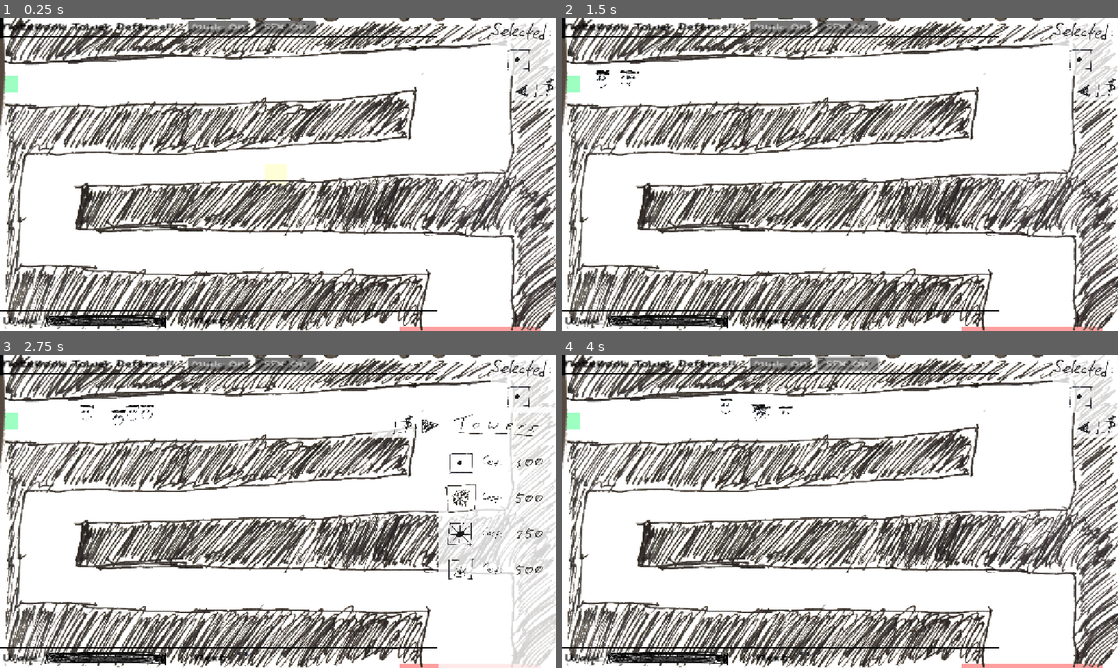
Above: before the commit, frames 1-4 (two rows, left to right).
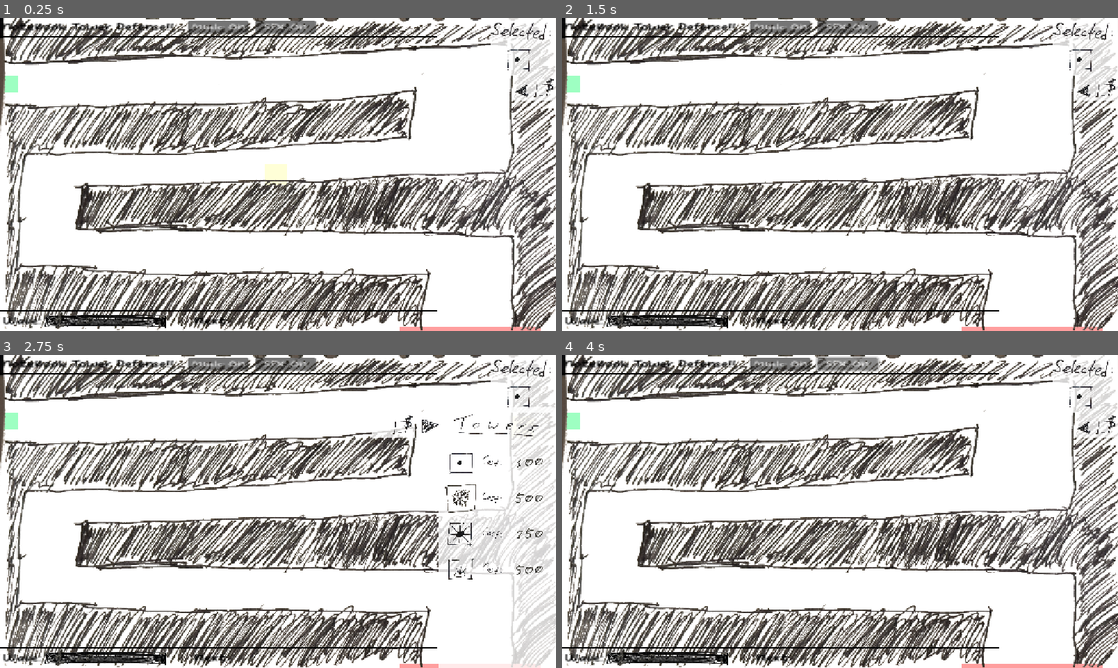
Above: after the commit, the same moments.

Repository: OzuYatamutsu/notebook-tower-defense
Game: Godot game, scene res://levels/level_cools.tscn
Same seed, same stepped clock (60 frames per second), same inputs: the game is played once before the commit and once after it. This scene is started directly instead of the project's main scene.
Inputs (mouse positions are in pixels of both pictures, inside the frame that each line leads up to):
- Up to frame 1 (0.25 s): no input
- Up to frame 2 (1.5 s): click "SFX: ON" at 0.5 s; click (1106, 86) at 1.25 s
- Up to frame 3 (2.75 s): click (522, 426) at 2 s
- Up to frame 4 (4 s): click (990, 426) at 2.75 s; click "SFX: ON" at 3.5 s

The runs differ from the first frame. In frame 1, less than 0.1% of the frame differs, in the area x 9-46%, y 94-100%; in frame 2, 0.2%; in frame 3, 0.2%; in frame 4, 0.2%, in the area x 9-46%, y 14-100%.
Error before the commit: Invalid access to property or key 'size' on a base object of type 'null instance'. (res://components/next_wave_meter.gd:34)
Error after the commit: Attempt to call function 'set_max_time' in base 'null instance' on a null instance. (res://levels/level.gd:50)

Commit message:
More work on updated UI

Diff:
--- a/components/WaveMeter.tscn
+++ b/components/WaveMeter.tscn
@@ -1,7 +1,6 @@
-[gd_scene load_steps=17 format=3 uid="uid://bud4ymw0n8vf8"]
+[gd_scene load_steps=15 format=3 uid="uid://bud4ymw0n8vf8"]
 
 [ext_resource type="Script" uid="uid://bba6nvl5wvwys" path="res://components/wave_meter.gd" id="1_euupa"]
-[ext_resource type="Texture2D" uid="uid://c55awvfsfogwj" path="res://sprites/wave_label.png" id="1_qaemf"]
 [ext_resource type="Texture2D" uid="uid://cpx32kpmrfcov" path="res://sprites/num0.png" id="3_52fhu"]
 [ext_resource type="Texture2D" uid="uid://cn6nqp74duu6q" path="res://sprites/num1.png" id="4_lx001"]
 [ext_resource type="Texture2D" uid="uid://mmgdxhvjffud" path="res://sprites/num2.png" id="5_n3po7"]
@@ -14,7 +13,6 @@
 [ext_resource type="Texture2D" uid="uid://dkdaoi6wuh32r" path="res://sprites/num9.png" id="12_cksb2"]
 [ext_resource type="Texture2D" uid="uid://dgm6mxbsaplku" path="res://sprites/null_digit.png" id="13_xe15v"]
 [ext_resource type="Texture2D" uid="uid://twr02whjyqt8" path="res://sprites/slash_label.png" id="14_7j6pc"]
-[ext_resource type="PackedScene" uid="uid://caapeiewaemnb" path="res://components/time_bar.tscn" id="15_52fhu"]
 
 [sub_resource type="SpriteFrames" id="SpriteFrames_f4f5w"]
 animations = [{
@@ -70,21 +68,6 @@
 grow_vertical = 2
 script = ExtResource("1_euupa")
 
-[node name="BgRect" type="ColorRect" parent="."]
-layout_mode = 0
-offset_left = 37.0
-offset_top = 160.0
-offset_right = 526.0
-offset_bottom = 713.0
-color = Color(1, 1, 1, 0.784314)
-
-[node name="WaveLabel" type="TextureRect" parent="."]
-layout_mode = 0
-offset_top = 77.0
-offset_right = 500.0
-offset_bottom = 577.0
-texture = ExtResource("1_qaemf")
-
 [node name="one_digit" type="Node2D" parent="."]
 position = Vector2(0, 77)
 
@@ -110,19 +93,16 @@
 scale = Vector2(0.5, 0.5)
 
 [node name="Slash" type="TextureRect" parent="of_total"]
-offset_left = 115.0
-offset_top = 388.0
-offset_right = 615.0
-offset_bottom = 888.0
+offset_left = 360.0
+offset_top = 108.0
+offset_right = 860.0
+offset_bottom = 608.0
 texture = ExtResource("14_7j6pc")
 
 [node name="digit1" type="AnimatedSprite2D" parent="of_total"]
-position = Vector2(458, 634)
+position = Vector2(738, 332)
 sprite_frames = SubResource("SpriteFrames_f4f5w")
 
 [node name="digit2" type="AnimatedSprite2D" parent="of_total"]
-position = Vector2(592, 628)
+position = Vector2(876, 328)
 sprite_frames = SubResource("SpriteFrames_f4f5w")
-
-[node name="WaveTimerUI" parent="." instance=ExtResource("15_52fhu")]
-position = Vector2(281, 215)
--- a/components/ui.tscn
+++ b/components/ui.tscn
@@ -124,11 +124,10 @@
 pivot_offset = Vector2(0, -165)
 
 [node name="WaveMeter" parent="." instance=ExtResource("3_0eatc")]
-visible = false
-offset_left = -17.0
-offset_top = -40.0
-offset_right = -17.0
-offset_bottom = -40.0
+offset_left = 61.0
+offset_top = 553.0
+offset_right = 61.0
+offset_bottom = 553.0
 scale = Vector2(0.3, 0.3)
 
 [node name="SelectedTowerMeter" parent="." instance=ExtResource("4_24715")]
@@ -147,6 +146,7 @@
 visible = false
 
 [node name="NextWaveMeter" parent="." instance=ExtResource("6_23jcn")]
+visible = false
 offset_left = 542.0
 offset_top = 678.0
 offset_right = 1415.0
